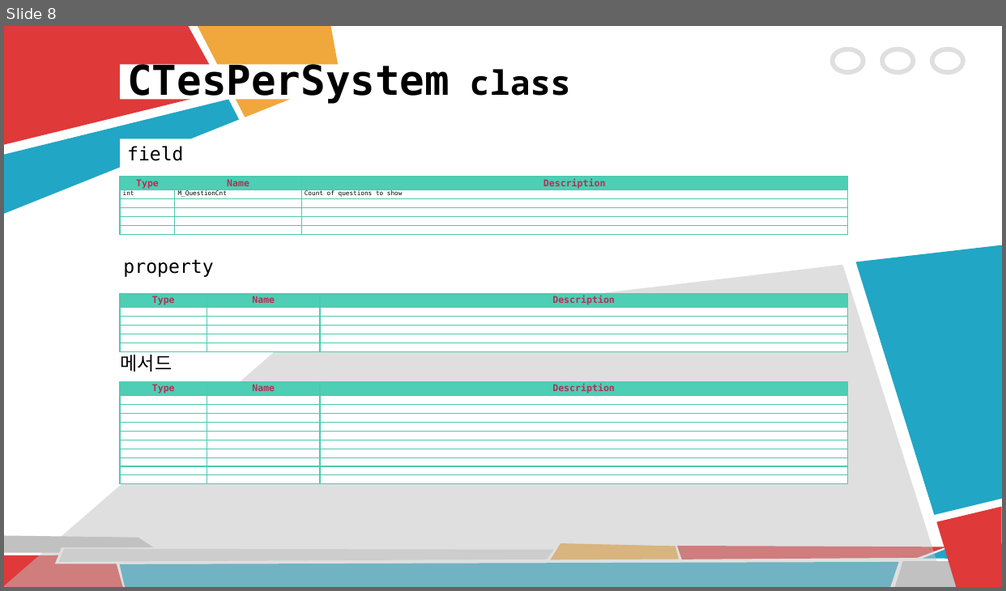
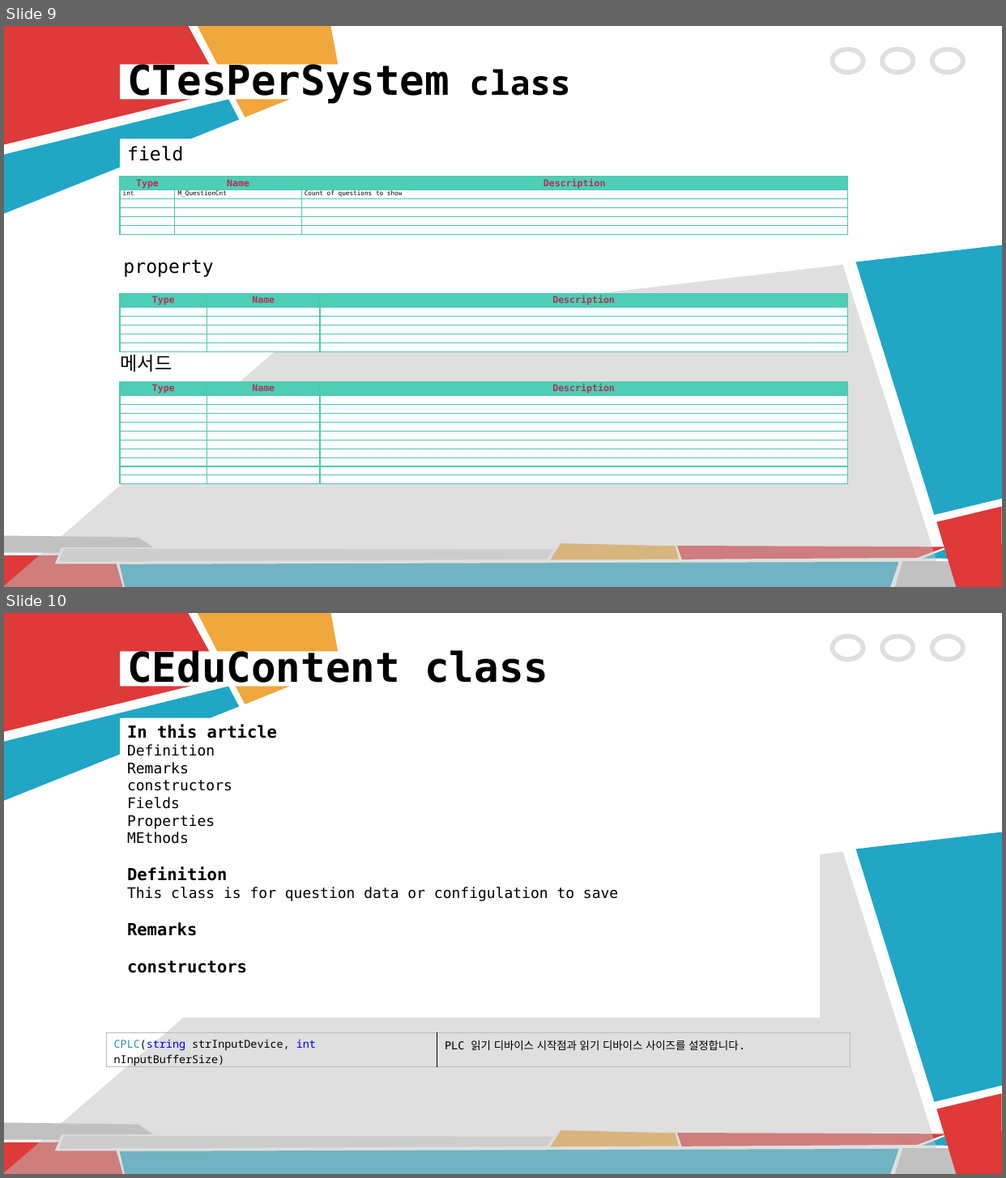
Before and after one commit to j-dean/TesPerRespository, a slide deck: Document/Tesper_StoryBoard_250809.pptx. Shown one above the other, each under a label of ours: slide 8 before the commit, slides 9 and 10 after it. The pictures are 1006x591 and 1006x1178 pixels, drawn with LibreOffice and Linux fonts; fonts in the diff are those of the drawing. Boxes give left, top, right and bottom in pixels: in the first picture for what was removed or moved away, otherwise in the second. Text is boxed around its words. In the diff, an @@ line names an element or a change of style, - is before the commit and + after.

```diff
--- a/Document/Tesper_StoryBoard_250809.pptx
+++ b/Document/Tesper_StoryBoard_250809.pptx
@@ slide 10 added at [4, 613, 1002, 1174], background #FFFFFF; not listed: 17 template elements that a slide beside it also shows @@
@@ title added at [120, 651, 580, 687], fill #FFFFFF, 39.6 pt, text #000000, bold @@
+CEduContent class
@@ rectangle added at [120, 717, 820, 1018], fill #FFFFFF, 14 pt, text #000000 @@
+In this article
+Definition
+Remarks
+constructors
+Fields
+Properties
+MEthods
+Definition
+This class is for question data or configulation to save
+Remarks
+constructors
@@ table added at [107, 1033, 850, 1070], 1 rows, 2 columns @@
+CPLC(string strInputDevice, int nInputBufferSize) | PLC 읽기 디바이스 시작점과 읽기 디바이스 사이즈를 설정합니다.
@@ what was slide 8 is now slide 9 @@
```
Also in this commit, not shown: 2 other slides added, 29 other files.
